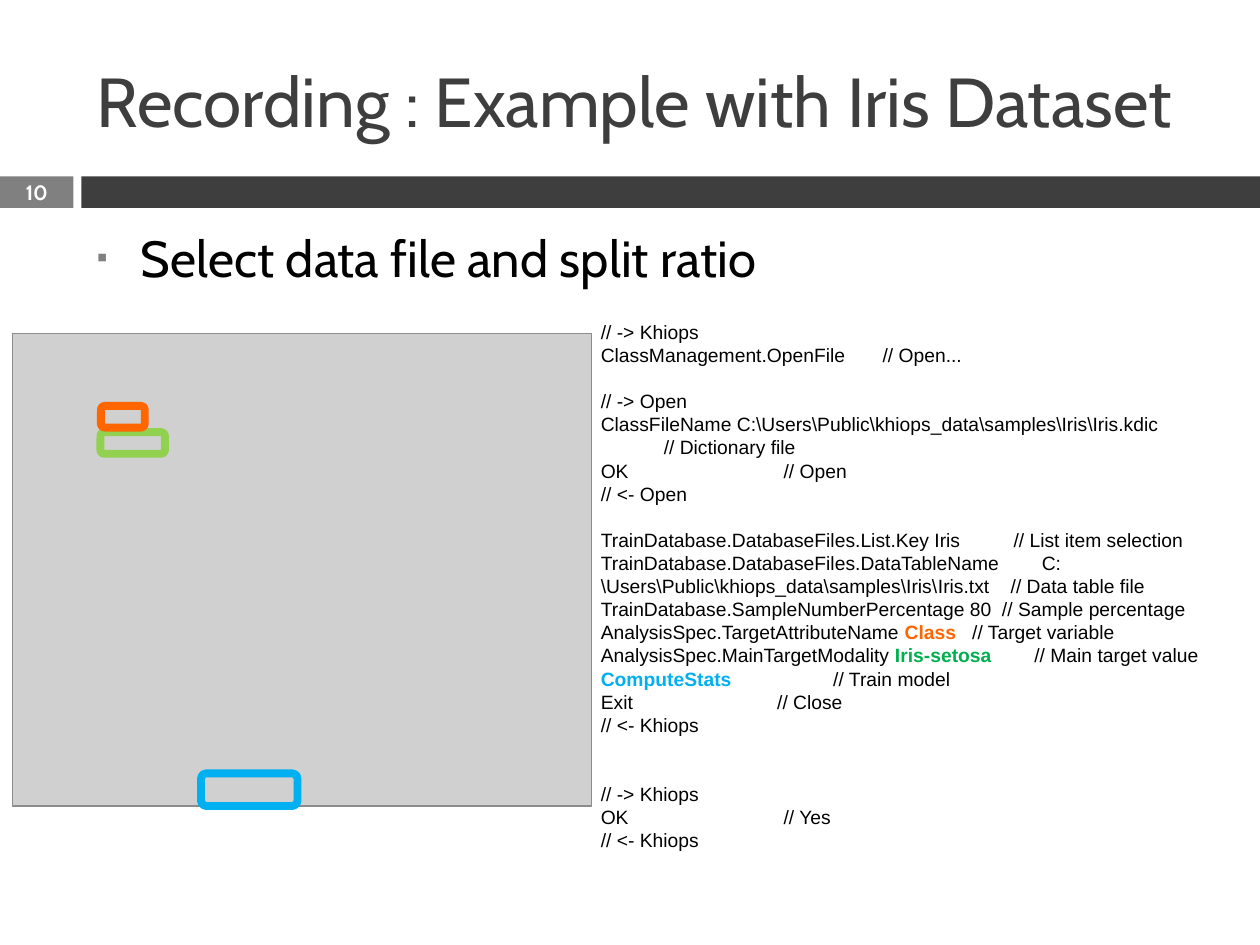
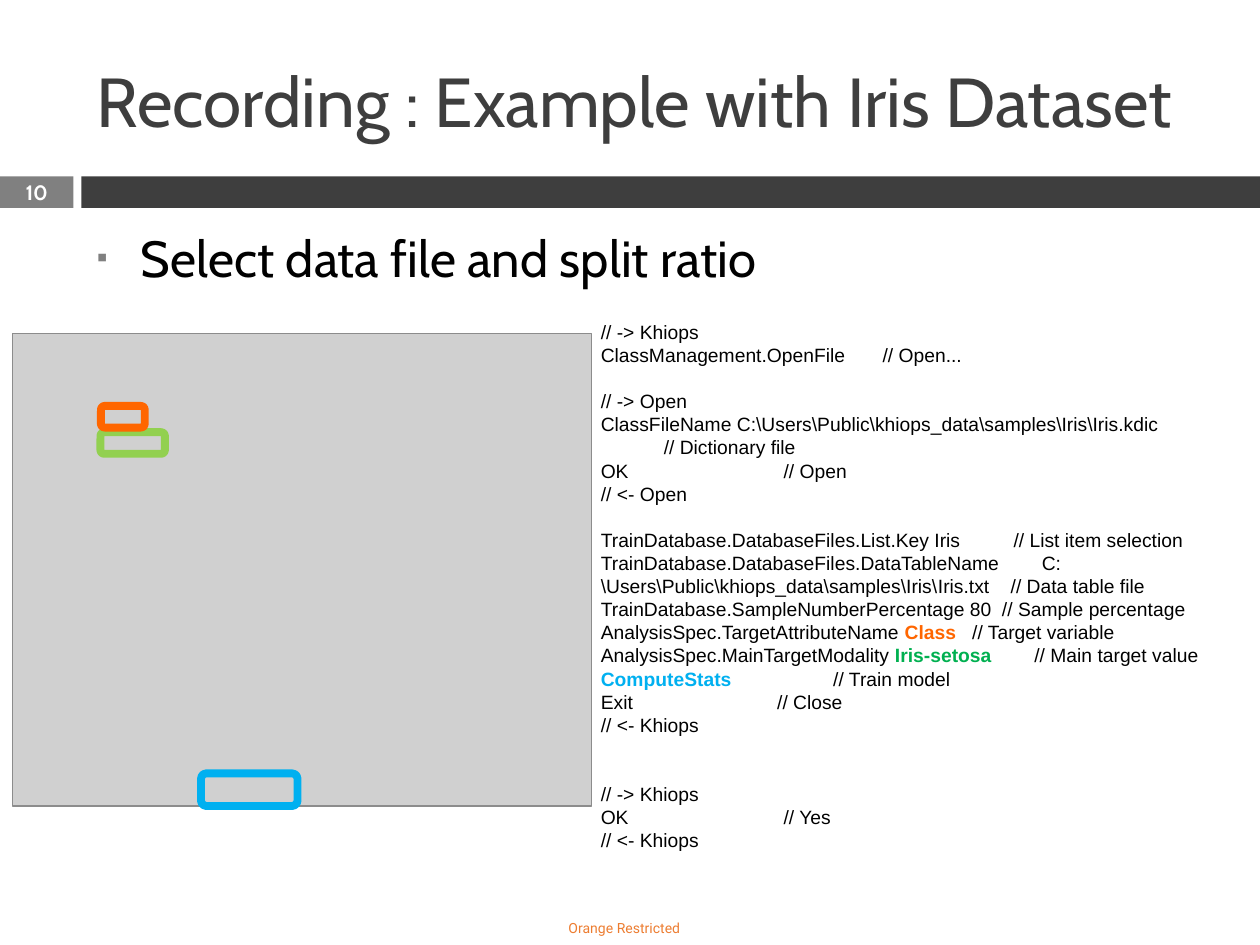
Before and after one commit to KhiopsML/khiops-pdf-docs, a slide deck: slide 10 of KhiopsScenarios.pptx. Drawn at 1260x945 pixels with LibreOffice and Linux fonts; fonts in the diff are those of the drawing; grey boxes stand for pictures. Boxes give left, top, right and bottom in pixels: in the first picture for what was removed or moved away, otherwise in the second. Text is boxed around its words. In the diff, an @@ line names an element or a change of style, - is before the commit and + after.

```diff
--- a/KhiopsScenarios.pptx
+++ b/KhiopsScenarios.pptx
@@ text added at (568, 922, 680, 936), 8 pt, text #ED7D31 @@
+Orange Restricted
```
Also in this commit, not shown: 18 other slides changed, 4 other files.
